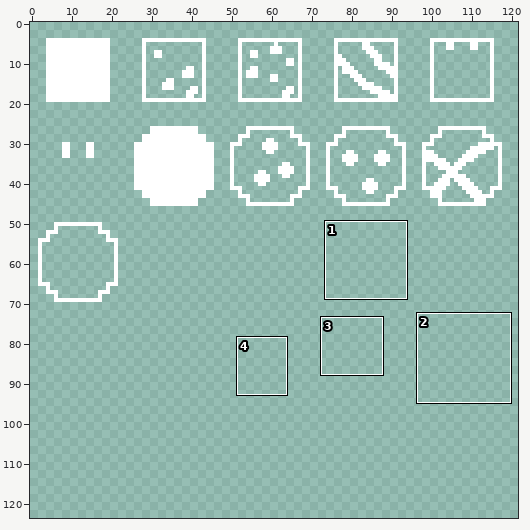
Two versions of one sprite sheet, assets/images.png. The first picture is a wide view before the edit; the outline marks the close-up.
Close-up. The starting point:
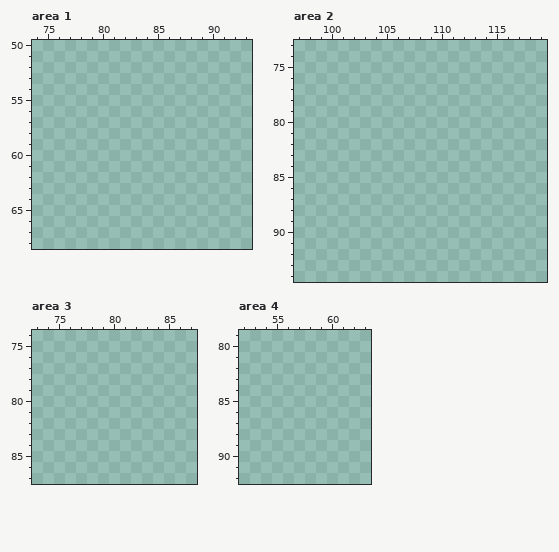
The file is 128x128 pixels. Shown: area 1: x 74..93, y 50..68; area 2: x 97..119, y 73..94; area 3: x 73..87, y 74..87; area 4: x 52..63, y 79..92. The wide view leaves out empty margins. The commit also changed other parts of the picture, which this record leaves out.
Palette (. is transparent): 
After:
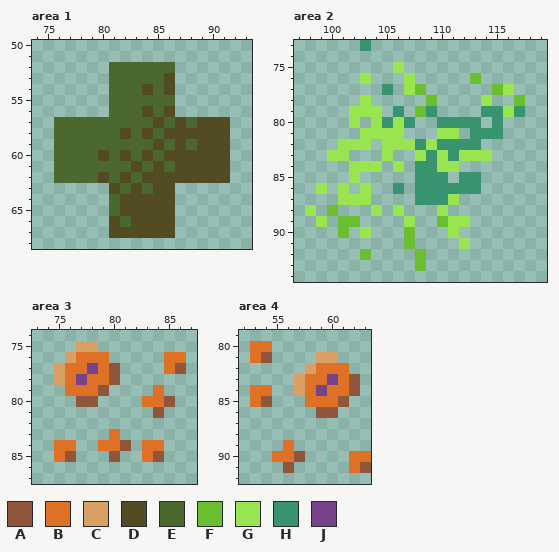
Colours new in this view: A #8f563b  B #df7126  C #d9a066  D #524b24  E #4b692f  F #6abe30  G #99e550  H #37946e  J #76428a
From old to new:
Changed rows in their new state; - is an unchanged pixel.
Area 1:
first column x 76:
52 -----EEEEEE-----
53 -----EEEEED-----
54 -----EEEDED-----
55 -----EEEEEE-----
56 -----EEEDED-----
57 EEEEEEEEEDEDEDDD
58 EEEEEEDEDEDDDDDD
59 EEEEEEEEEDEDEDDD
60 EEEEDEDEDEDDDDDD
61 EEEEEEEDEDEDDDDD
62 EEEEDEDEDDDDDDDD
63 -----DEDEDD-----
64 -----EDDDDD-----
65 -----EDDDDD-----
66 -----DEDDDD-----
67 -----DDDDDD-----
Area 2:
first column x 98:
73 -----H--------------
75 --------G-----------
76 -----G---G-----F----
77 -------H-GF------FG-
78 -----G-----F----G--F
79 ----GGG-H-FH----HHGH
80 ----G-GHGH--HHHH-H--
81 -----GGGG---GG-HHH--
82 ---GGG-GGGHGHHHH----
83 --GG---G--GHGHGGG---
84 ----GGG-G-HHGG------
85 ----G-----HHH-HH----
86 -G-G-G--H-HHHHHH----
87 ---GGG----HHHG------
88 G-F---G-G---G-------
89 -G-FF----G--FGG-----
90 ---F-G---F---G------
91 ---------F----G-----
92 -----F----F---------
93 ----------F---------
Area 3:
first column x 75:
75 --CC--------
76 -CBBB-----BB
77 CBBJBA----BA
78 CBJBBA------
79 -BBBA----B--
80 --AA----BBA-
81 ---------A--
83 -----B------
84 BB--BBA-BB--
85 BA---A--BA--
Area 4:
first column x 53:
80 BB---------
81 BA----CC---
82 -----CBBB--
83 ----CBBJBA-
84 BB--CBJBBA-
85 BA---BBBA--
86 ------AA---
89 ---B-------
90 --BBA----BB
91 ---A-----BA
